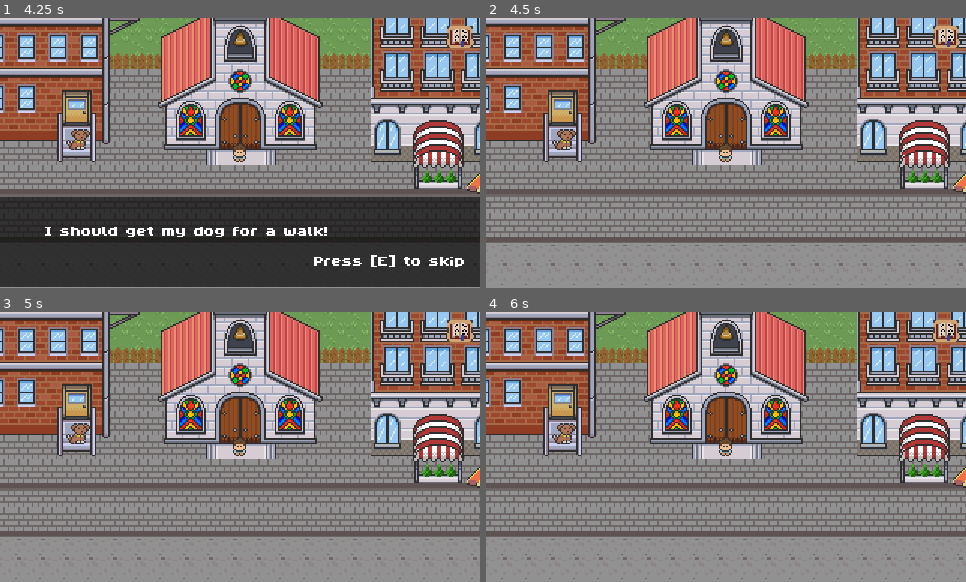
Above: before the commit, frames 1-4 (two rows, left to right).
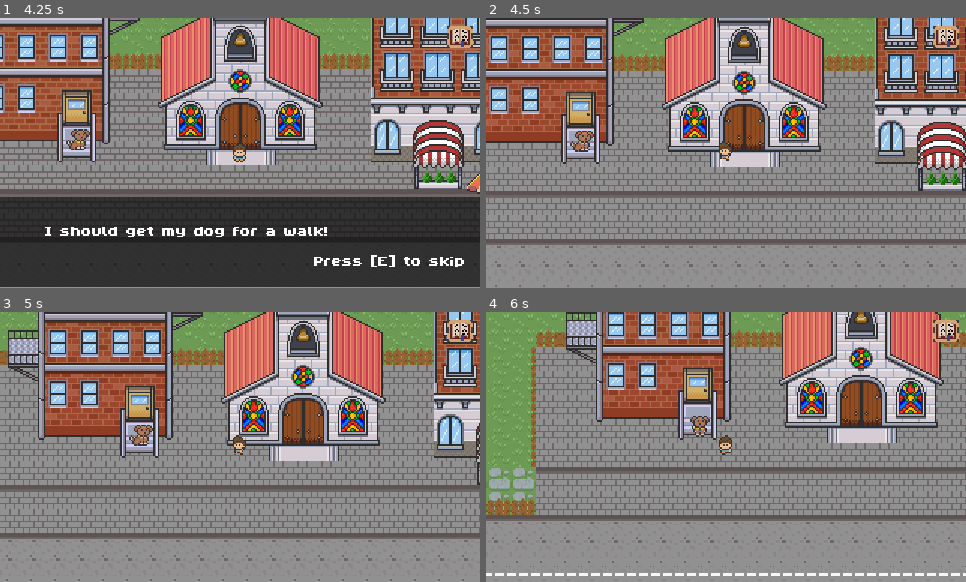
Above: after the commit, the same moments.

Repository: denis0bej/appsters
Game: Godot game, scene res://Scenes/main_menu.tscn
Same seed, same stepped clock (60 frames per second), same inputs: the game is played once before the commit and once after it.
Inputs (mouse positions are in pixels of both pictures, inside the frame that each line leads up to):
- Up to frame 1 (4.25 s): click "Start" at 0.5 s; tap E (Interact) at 1.25, 1.35, 2, 2.3, 2.75, 2.85, 3.5, 3.8 s; move the mouse to (345, 139) at 1.27 s; hold D (walk_right) 1.28-2.03 s; click (345, 139) at 1.55 s; move the mouse to (144, 166) at 2.02 s; hold S (walk_down) 2.03-2.78 s; click (144, 166) at 2.1 s; move the mouse to (288, 93) at 2.77 s; hold D (walk_right) 2.78-3.53 s; click (288, 93) at 3.05 s; move the mouse to (216, 207) at 3.52 s; hold W (walk_up) from 3.53 s (still down); click (216, 207) at 3.6 s
- Up to frame 2 (4.5 s): tap E (Interact) at 4.25 s; move the mouse to (870, 193) at 4.27 s; release W (walk_up) at 4.28 s; hold A (walk_left) from 4.28 s (still down); right-click (870, 193) at 4.35 s
- Up to frame 3 (5 s): keep holding A (walk_left); click (384, 487) at 4.55 s
- Up to frame 4 (6 s): move the mouse to (582, 406) at 5.02 s; tap E (Interact) at 5.1 s; move the mouse to (750, 447) at 5.77 s; release A (walk_left) at 5.78 s; hold S (walk_down) from 5.78 s (still down); click (750, 447) at 5.85 s

Frame 1 is identical in both runs. In frame 2, 54% of the frame differs, in the area x 0-100%, y 0-100%; in frame 3, 61%; in frame 4, 68%, in the area x 0-100%, y 0-99%.

Commit message:
audio in castel

Diff:
--- a/Scenes/animation_player.gd
+++ b/Scenes/animation_player.gd
@@ -2,6 +2,13 @@
 @onready var root = get_parent()
 @onready var player = root.get_node("Player")
 @onready var player_anim = root.get_node("PlayerAnimation")
+
+@onready var dialogue_2: TextureRect = $"../Camera2D/Dialogue2"
+@onready var dialogue_text: Label = $"../Camera2D/Dialogue_text"
+@onready var skip_text: Label = $"../Camera2D/SkipText"
+
+
+
 func _ready() -> void:
 	player.visible = false
 	play("Initial Scene")
--- a/Scenes/castle_interior.tscn
+++ b/Scenes/castle_interior.tscn
@@ -1,24 +1,28 @@
-[gd_scene load_steps=67 format=4 uid="uid://cfueqn6d302fy"]
+[gd_scene load_steps=71 format=4 uid="uid://cfueqn6d302fy"]
 
 [ext_resource type="Script" uid="uid://bqn25dgbg72qs" path="res://Scenes/castle_interior.gd" id="1_3otbs"]
 [ext_resource type="Texture2D" uid="uid://wnp4m6uceae8" path="res://Art/Sprite-0011.png" id="1_clpxm"]
-[ext_resource type="Texture2D" uid="uid://c22enmhkcnxp8" path="res://Art/castleFloors.png" id="1_nnqyf"]
+[ext_resource type="Texture2D" uid="uid://w2uh5iwvv4rx" path="res://Art/castleFloors.png" id="1_nnqyf"]
 [ext_resource type="Texture2D" uid="uid://bbi8h6akggu6a" path="res://Art/Walls.png" id="2_nnqyf"]
 [ext_resource type="Texture2D" uid="uid://cn7wfmytrihgv" path="res://Art/Roofs.png" id="3_qn2cr"]
-[ext_resource type="Texture2D" uid="uid://dorfjgp00tq1n" path="res://Art/castle_walls.png" id="4_i7gev"]
+[ext_resource type="Texture2D" uid="uid://cs7d6x3rgph6" path="res://Art/castle_walls.png" id="4_i7gev"]
 [ext_resource type="PackedScene" uid="uid://dmje8lwyh062k" path="res://Scenes/player.tscn" id="5_xtbb3"]
-[ext_resource type="Texture2D" uid="uid://dl2jid1141lsi" path="res://Art/pillar.png" id="6_nnqyf"]
-[ext_resource type="PackedScene" uid="uid://cycs08lnap2qv" path="res://Scenes/dialogue.tscn" id="7_mh01j"]
-[ext_resource type="Texture2D" uid="uid://s12qs7bp3cs1" path="res://Art/bigThrone.png" id="9_qn2cr"]
-[ext_resource type="Texture2D" uid="uid://cs0upwer13x2p" path="res://Art/Prince.png" id="10_i7gev"]
+[ext_resource type="Texture2D" uid="uid://ngc0pocf8o4k" path="res://Art/pillar.png" id="6_nnqyf"]
+[ext_resource type="Texture2D" uid="uid://df832wxb5p3j3" path="res://Art/bigThrone.png" id="9_qn2cr"]
+[ext_resource type="Texture2D" uid="uid://cboyknw4encla" path="res://Art/dialogue_block.png" id="10_5hacv"]
+[ext_resource type="Texture2D" uid="uid://ckoh70tga7nta" path="res://Art/Prince.png" id="10_i7gev"]
+[ext_resource type="Script" uid="uid://536l14qxpcbg" path="res://Scripts/dialogue_2.gd" id="10_iec7r"]
 [ext_resource type="Script" uid="uid://dajfwppia5o2l" path="res://Scenes/animation_player.gd" id="10_mh01j"]
 [ext_resource type="Texture2D" uid="uid://d0qhdxqqd0o71" path="res://Art/Player_sprites.png" id="11_xtbb3"]
-[ext_resource type="Script" uid="uid://dkol8lbrvxpy0" path="res://Scenes/player_animation.gd" id="12_m7auy"]
+[ext_resource type="Script" path="res://Scenes/player_animation.gd" id="12_m7auy"]
+[ext_resource type="FontFile" uid="uid://rd8qo46nok5b" path="res://Art/ByteBounce.ttf" id="12_x02ty"]
 [ext_resource type="PackedScene" uid="uid://cmrjpp510iwrb" path="res://Scenes/knight.tscn" id="14_5jb5p"]
-[ext_resource type="Script" uid="uid://bhul3ghsghxlu" path="res://Scripts/chained_doggy.gd" id="15_a3ny1"]
-[ext_resource type="Texture2D" uid="uid://cwsnbewaaifgh" path="res://Art/Doggy_chain.png" id="15_vo3gu"]
+[ext_resource type="Script" path="res://Scripts/chained_doggy.gd" id="15_a3ny1"]
+[ext_resource type="Texture2D" uid="uid://bw1lopqcrccpp" path="res://Art/Doggy_chain.png" id="15_vo3gu"]
 [ext_resource type="PackedScene" uid="uid://dokc6u0ukiaqy" path="res://Scenes/pillar.tscn" id="17_wdhbe"]
 [ext_resource type="Script" uid="uid://51c4u06ac4mv" path="res://Scenes/path_follow_2d.gd" id="18_lp74d"]
+[ext_resource type="AudioStream" uid="uid://ch85nmebeq4k1" path="res://Art/Fx 3.mp3" id="22_5hacv"]
+[ext_resource type="AudioStream" uid="uid://2oieg4ybe6a4" path="res://Art/Action 4.mp3" id="22_cl76r"]
 
 [sub_resource type="TileSetAtlasSource" id="TileSetAtlasSource_qn2cr"]
 texture = ExtResource("1_nnqyf")
@@ -3158,7 +3162,7 @@
 
 [sub_resource type="Animation" id="Animation_m7auy"]
 resource_name = "Initial Scene"
-length = 7.6
+length = 9.0
 tracks/0/type = "value"
 tracks/0/imported = false
 tracks/0/enabled = true
@@ -3193,7 +3197,7 @@
 "times": PackedFloat32Array(0, 1.98333, 5.63333),
 "transitions": PackedFloat32Array(1, 1, 1),
 "update": 0,
-"values": [Vector2(1, 99.1), Vector2(1, 99.1), Vector2(1, 25)]
+"values": [Vector2(1, 99.1), Vector2(1, 99.1), Vector2(1, 40)]
 }
 tracks/3/type = "value"
 tracks/3/imported = false
@@ -3214,10 +3218,22 @@
 tracks/4/interp = 1
 tracks/4/loop_wrap = true
 tracks/4/keys = {
-"times": PackedFloat32Array(0.0333333, 7.56667),
+"times": PackedFloat32Array(0.0333333, 8.9),
 "transitions": PackedFloat32Array(1, 1),
 "update": 1,
 "values": [false, true]
+}
+tracks/5/type = "value"
+tracks/5/imported = false
+tracks/5/enabled = true
+tracks/5/path = NodePath("Player:still")
+tracks/5/interp = 1
+tracks/5/loop_wrap = true
+tracks/5/keys = {
+"times": PackedFloat32Array(0),
+"transitions": PackedFloat32Array(1),
+"update": 1,
+"values": [false]
 }
 
 [sub_resource type="Animation" id="Animation_xtbb3"]
@@ -3281,6 +3297,18 @@
 "transitions": PackedFloat32Array(1),
 "update": 1,
 "values": [false]
+}
+tracks/5/type = "value"
+tracks/5/imported = false
+tracks/5/enabled = true
+tracks/5/path = NodePath("Player:still")
+tracks/5/interp = 1
+tracks/5/loop_wrap = true
+tracks/5/keys = {
+"times": PackedFloat32Array(0),
+"transitions": PackedFloat32Array(1),
+"update": 1,
+"values": [true]
 }
 
 [sub_resource type="AnimationLibrary" id="AnimationLibrary_mh01j"]
@@ -3564,13 +3592,31 @@
 
 [node name="Camera2D" type="Camera2D" parent="."]
 
-[node name="Dialogue" parent="Camera2D" instance=ExtResource("7_mh01j")]
-visible = false
-z_index = 100
-offset_left = -161.0
-offset_top = -32.0
-offset_right = -121.0
-offset_bottom = 8.0
+[node name="Dialogue2" type="TextureRect" parent="Camera2D"]
+modulate = Color(0.184314, 0.184314, 0.184314, 0.729412)
+z_index = 10
+offset_left = -241.0
+offset_top = 32.0
+offset_right = 237.0
+offset_bottom = 92.0
+texture = ExtResource("10_5hacv")
+script = ExtResource("10_iec7r")
+
+[node name="SkipText" type="Label" parent="Camera2D"]
+z_index = 200
+offset_left = 128.0
+offset_top = 63.0
+offset_right = 168.0
+offset_bottom = 86.0
+theme_override_fonts/font = ExtResource("12_x02ty")
+
+[node name="Dialogue_text" type="Label" parent="Camera2D"]
+z_index = 120
+offset_left = -148.0
+offset_top = 52.0
+offset_right = 140.0
+offset_bottom = 77.0
+theme_override_fonts/font = ExtResource("12_x02ty")
 
 [node name="StaticBody2D" type="StaticBody2D" parent="."]
 position = Vector2(0, -51)
@@ -3678,4 +3724,11 @@
 [node name="knight" parent="." instance=ExtResource("14_5jb5p")]
 position = Vector2(-27, -34)
 
+[node name="AudioStreamPlayer2" type="AudioStreamPlayer" parent="."]
+stream = ExtResource("22_cl76r")
+
+[node name="AudioStreamPlayer" type="AudioStreamPlayer" parent="."]
+stream = ExtResource("22_5hacv")
+autoplay = true
+
 [connection signal="animation_finished" from="AnimationPlayer" to="AnimationPlayer" method="_on_animation_finished"]
--- a/Scenes/ending.tscn
+++ b/Scenes/ending.tscn
@@ -694,6 +694,21 @@
 [sub_resource type="RectangleShape2D" id="RectangleShape2D_lfhxc"]
 size = Vector2(74.5, 105)
 
+[sub_resource type="Animation" id="Animation_m56lo"]
+length = 0.001
+tracks/0/type = "value"
+tracks/0/imported = false
+tracks/0/enabled = true
+tracks/0/path = NodePath(".:modulate")
+tracks/0/interp = 1
+tracks/0/loop_wrap = true
+tracks/0/keys = {
+"times": PackedFloat32Array(0),
+"transitions": PackedFloat32Array(1),
+"update": 0,
+"values": [Color(1, 1, 1, 1)]
+}
+
 [sub_resource type="Animation" id="Animation_kdtd2"]
 resource_name = "ending"
 tracks/0/type = "value"
@@ -709,25 +724,25 @@
 "values": [Color(1, 1, 1, 0), Color(1, 1, 1, 1)]
 }
 
-[sub_resource type="Animation" id="Animation_m56lo"]
+[sub_resource type="AnimationLibrary" id="AnimationLibrary_5atky"]
+_data = {
+&"RESET": SubResource("Animation_m56lo"),
+&"ending": SubResource("Animation_kdtd2")
+}
+
+[sub_resource type="Animation" id="Animation_ktkvr"]
 length = 0.001
 tracks/0/type = "value"
 tracks/0/imported = false
 tracks/0/enabled = true
-tracks/0/path = NodePath(".:modulate")
+tracks/0/path = NodePath(".:position")
 tracks/0/interp = 1
 tracks/0/loop_wrap = true
 tracks/0/keys = {
 "times": PackedFloat32Array(0),
 "transitions": PackedFloat32Array(1),
 "update": 0,
-"values": [Color(1, 1, 1, 1)]
-}
-
-[sub_resource type="AnimationLibrary" id="AnimationLibrary_5atky"]
-_data = {
-&"RESET": SubResource("Animation_m56lo"),
-&"ending": SubResource("Animation_kdtd2")
+"values": [Vector2(148, -249)]
 }
 
 [sub_resource type="Animation" id="Animation_ewxmf"]
@@ -746,25 +761,25 @@
 "values": [Vector2(148, -249), Vector2(152, -229), Vector2(113, -228), Vector2(111, -266), Vector2(167, -267), Vector2(169, -228), Vector2(76, -83)]
 }
 
-[sub_resource type="Animation" id="Animation_ktkvr"]
+[sub_resource type="AnimationLibrary" id="AnimationLibrary_kdtd2"]
+_data = {
+&"RESET": SubResource("Animation_ktkvr"),
+&"ending": SubResource("Animation_ewxmf")
+}
+
+[sub_resource type="Animation" id="Animation_fofty"]
 length = 0.001
 tracks/0/type = "value"
 tracks/0/imported = false
 tracks/0/enabled = true
-tracks/0/path = NodePath(".:position")
+tracks/0/path = NodePath(".:scale")
 tracks/0/interp = 1
 tracks/0/loop_wrap = true
 tracks/0/keys = {
 "times": PackedFloat32Array(0),
 "transitions": PackedFloat32Array(1),
 "update": 0,
-"values": [Vector2(148, -249)]
-}
-
-[sub_resource type="AnimationLibrary" id="AnimationLibrary_kdtd2"]
-_data = {
-&"RESET": SubResource("Animation_ktkvr"),
-&"ending": SubResource("Animation_ewxmf")
+"values": [Vector2(1.42, 1.42)]
 }
 
 [sub_resource type="Animation" id="Animation_l8wht"]
@@ -783,21 +798,6 @@
 "values": [Vector2(4.395, 4.395), Vector2(0.005, 0.005)]
 }
 
-[sub_resource type="Animation" id="Animation_fofty"]
-length = 0.001
-tracks/0/type = "value"
-tracks/0/imported = false
-tracks/0/enabled = true
-tracks/0/path = NodePath(".:scale")
-tracks/0/interp = 1
-tracks/0/loop_wrap = true
-tracks/0/keys = {
-"times": PackedFloat32Array(0),
-"transitions": PackedFloat32Array(1),
-"update": 0,
-"values": [Vector2(1.42, 1.42)]
-}
-
 [sub_resource type="AnimationLibrary" id="AnimationLibrary_qanee"]
 _data = {
 &"RESET": SubResource("Animation_fofty"),
--- /dev/null
+++ b/Scripts/dialogue_2.gd
@@ -0,0 +1,54 @@
+extends TextureRect
+@onready var label: Label = $"../Dialogue_text"
+@onready var skip_text: Label = $"../SkipText"
+@onready var dialogue_2: TextureRect = $"."
+var typing_speed = 0.05
+@onready var audio_stream_player_2: AudioStreamPlayer = $"../../AudioStreamPlayer2"
+
+# Called when the node enters the scene tree for the first time.
+func _ready() -> void:
+	dialogue_2.hide()
+	label.hide()
+	skip_text.hide()
+	await get_tree().create_timer(0.5).timeout
+	dialogue_2.show()
+	label.show()
+	skip_text.show()
+	await start_typing("*GASP*")
+	await get_tree().create_timer(0.5).timeout
+	dialogue_2.hide()
+	label.hide()
+	skip_text.hide()
+	await get_tree().create_timer(5.5).timeout
+	dialogue_2.show()
+	label.show()
+	skip_text.show()
+	await start_typing("GUARDS GET HIM!")
+	await get_tree().create_timer(0.5).timeout
+	dialogue_2.hide()
+	label.hide()
+	skip_text.hide()
+	audio_stream_player_2.play()
+
+
+# Called every frame. 'delta' is the elapsed time since the previous frame.
+func _process(delta: float) -> void:
+	pass
+
+func start_typing(current_text):
+	label.text = ""
+	var i = 0
+	while i < len(current_text):
+		label.text += current_text[i]
+		await get_tree().create_timer(typing_speed).timeout
+		i += 1
+		if Input.is_action_just_pressed("Interact"):
+			label.text = current_text  # Arată tot textul instantaneu
+			break
+
+
+func wait_for_input(action_name: String) -> void:
+	while true:
+		await get_tree().process_frame  # Așteaptă un frame
+		if Input.is_action_just_pressed(action_name):
+			break
--- a/Scripts/dialogue_ending.gd
+++ b/Scripts/dialogue_ending.gd
@@ -16,7 +16,7 @@
 	skip_text.hide()
 	ending.hide()
 	animation_player.play("explosion")
-	player.speed = 0
+	player.still = true
 	await get_tree().create_timer(2.0).timeout
 	label.show()
 	dialogue.show()
@@ -33,7 +33,7 @@
 	label.hide()
 	dialogue.hide()
 	skip_text.hide()
-	player.speed = 70
+	player.still = false
 	animation_player1.play("ending")
 	await get_tree().create_timer(3.8).timeout
 	label.show()
--- a/Scripts/explosion_animation.gd
+++ b/Scripts/explosion_animation.gd
@@ -25,7 +25,7 @@
 func _on_area_2d_body_entered(body: Node2D) -> void:
 	if (isTriggered) && body.name.contains("Player"):
 		isTriggered = false
-		player.speed = 0
+		player.still = true
 		falling_artefact.play()
 		await get_tree().create_timer(4).timeout
 		explosion_animation.play("explosion")
@@ -40,7 +40,7 @@
 	skip_text.text = "Press [E] to skip"
 	await start_typing("Wh...Wh..What happend?")
 	await wait_for_input("Interact")
-	player.speed = 70
+	player.still = false
 	skip_text.hide()
 	dialogue.hide()
 	dialogue_text.hide()
--- a/Scripts/intro_dialogue.gd
+++ b/Scripts/intro_dialogue.gd
@@ -7,7 +7,7 @@
 @onready var skip_text: Label = $"../SkipText"
 
 func _ready() -> void:
-	player.speed = 0
+	player.still = true
 	texture_rect.show()
 	skip_text.text = "Press [E] to skip"
 	await start_typing("What a beautiful and sunny sunday is today!")
@@ -17,7 +17,7 @@
 	label.text = ""
 	texture_rect.hide()
 	skip_text.text = ""
-	player.speed = 70
+	player.still = false
 
 func start_typing(current_text):
 	label.text = ""
--- a/Scripts/player.gd
+++ b/Scripts/player.gd
@@ -3,7 +3,7 @@
 @export var speed := 70
 @onready var anim_sprite: AnimatedSprite2D = $AnimatedSprite2D
 var direction := Vector2.ZERO
-var still:= true
+@export var still:= true
 
 
 func _physics_process(delta: float) -> void:
Not shown: 2 places in Scenes/intro.tscn that only renumber resources
Not shown: 1 places in Scenes/main_menu.tscn that only renumber resources
Not shown: 1 places in Scenes/village.tscn that only renumber resources
Not shown, added: Scripts/dialogue_2.gd.uid
Not shown, added: Art/Action 4.mp3
Not shown, added: Art/Fx 3.mp3
